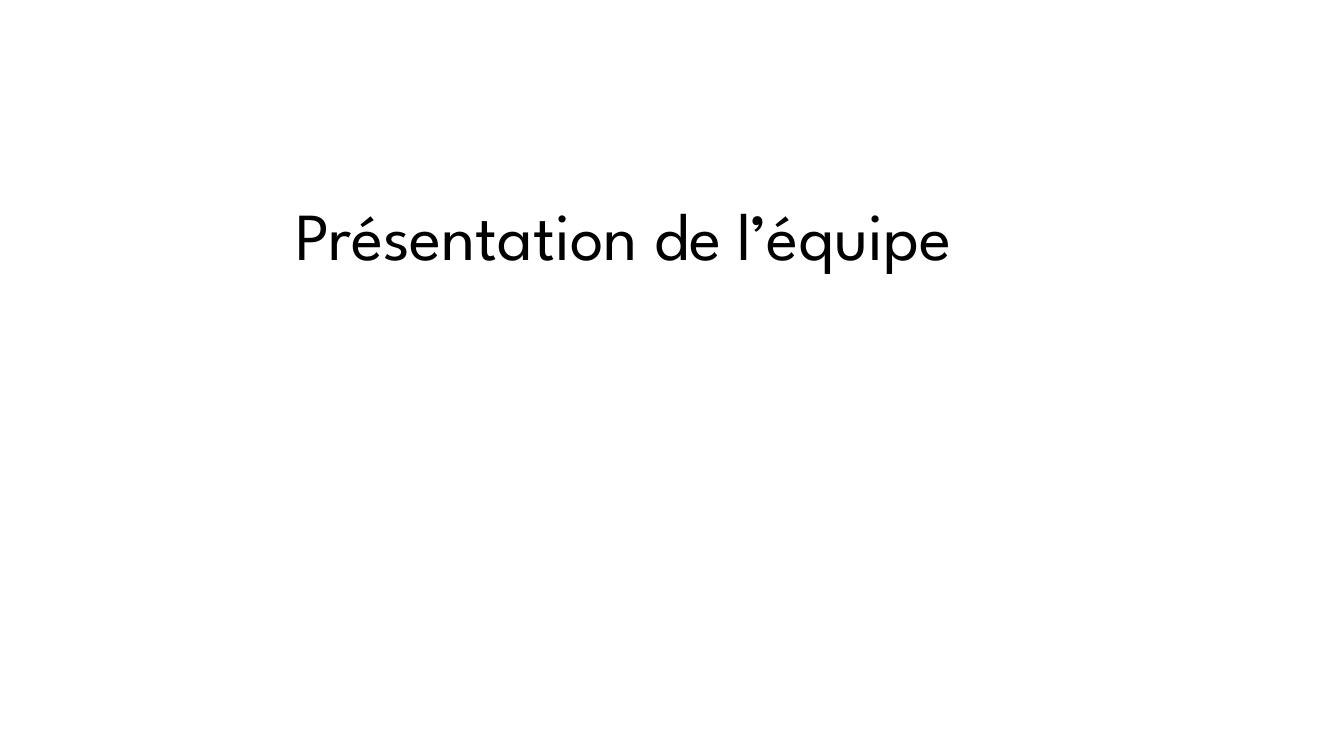
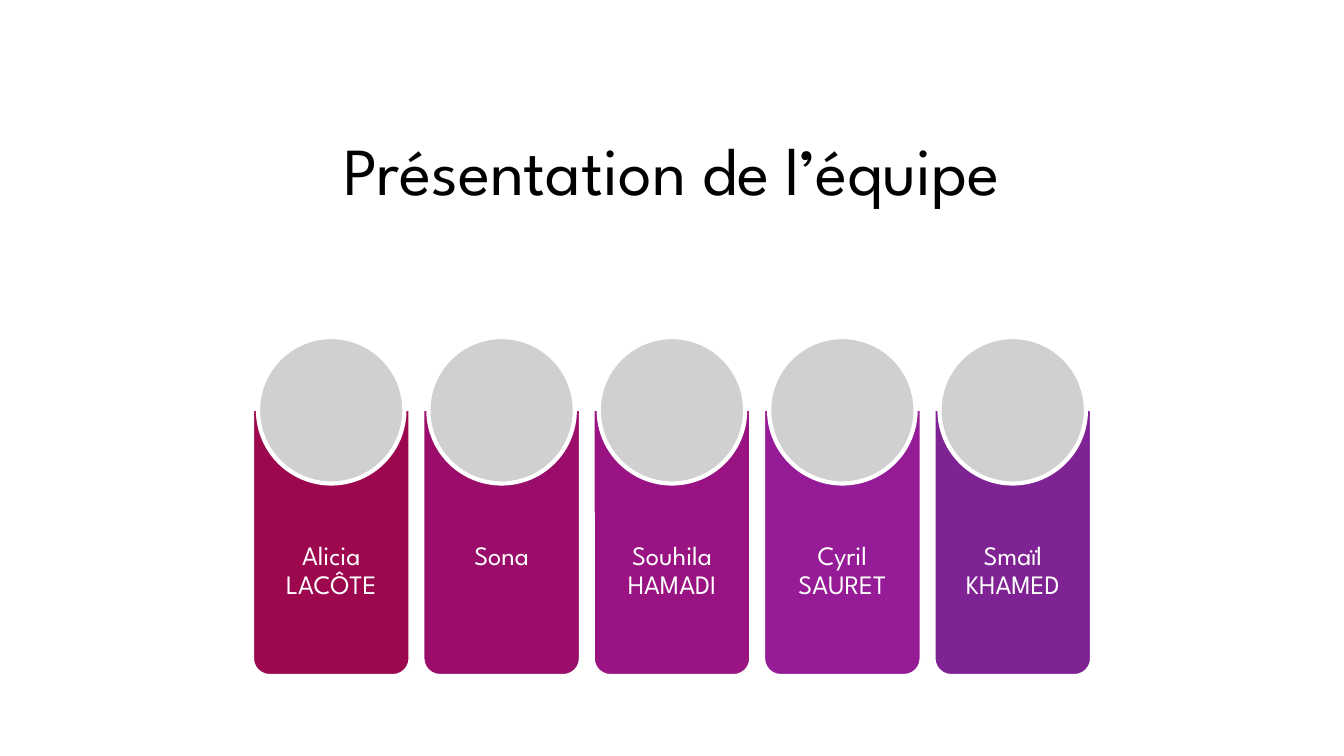
Before and after one commit to khameds/react_vite_blog_testing, a slide deck: slide 2 of presentation/presentation.pptx. Drawn at 1344x756 pixels with LibreOffice and Linux fonts; fonts in the diff are those of the drawing; grey boxes stand for pictures; background and template pictures are left out. Boxes give left, top, right and bottom in pixels: in the first picture for what was removed or moved away, otherwise in the second. Text is boxed around its words. In the diff, an @@ line names an element or a change of style, - is before the commit and + after.

```diff
--- a/presentation/presentation.pptx
+++ b/presentation/presentation.pptx
@@ title "Présentation de l’équipe": place and size @@
-title "Présentation de l’équipe" at bbox=[295, 213, 952, 274]
+title "Présentation de l’équipe" at bbox=[344, 148, 1000, 209]
@@ title "Présentation de l’équipe" at bbox=[344, 148, 1000, 209]: alignment left to centre @@
@@ picture added at bbox=[258, 337, 404, 483] @@
@@ picture added at bbox=[429, 337, 575, 483] @@
@@ picture added at bbox=[599, 337, 745, 483] @@
@@ picture added at bbox=[769, 337, 915, 483] @@
@@ picture added at bbox=[940, 337, 1086, 483] @@
@@ round same rect added at bbox=[253, 410, 409, 675], fill #9D074E, outline #FFFFFF 1 pt @@
@@ round same rect added at bbox=[423, 410, 580, 675], fill #9B0D6A, outline #FFFFFF 1 pt @@
@@ round same rect added at bbox=[594, 410, 750, 675], fill #991482, outline #FFFFFF 1 pt @@
@@ round same rect added at bbox=[764, 410, 921, 675], fill #961B97, outline #FFFFFF 1 pt @@
@@ round same rect added at bbox=[935, 410, 1091, 675], fill #7F2294, outline #FFFFFF 1 pt @@
@@ text added at bbox=[286, 546, 376, 595], 19 pt, text #FFFFFF @@
+Alicia LACÔTE
@@ text added at bbox=[474, 547, 529, 566], 19 pt, text #FFFFFF @@
+Sona
@@ text added at bbox=[628, 546, 716, 594], 19 pt, text #FFFFFF @@
+Souhila HAMADI
@@ text added at bbox=[798, 546, 886, 595], 19 pt, text #FFFFFF @@
+Cyril SAURET
@@ text added at bbox=[966, 546, 1060, 594], 19 pt, text #FFFFFF @@
+Smaïl KHAMED
```
Also in this commit, not shown: 1 other slide changed, 4 slides added, 2 slides removed, 19 other files.
